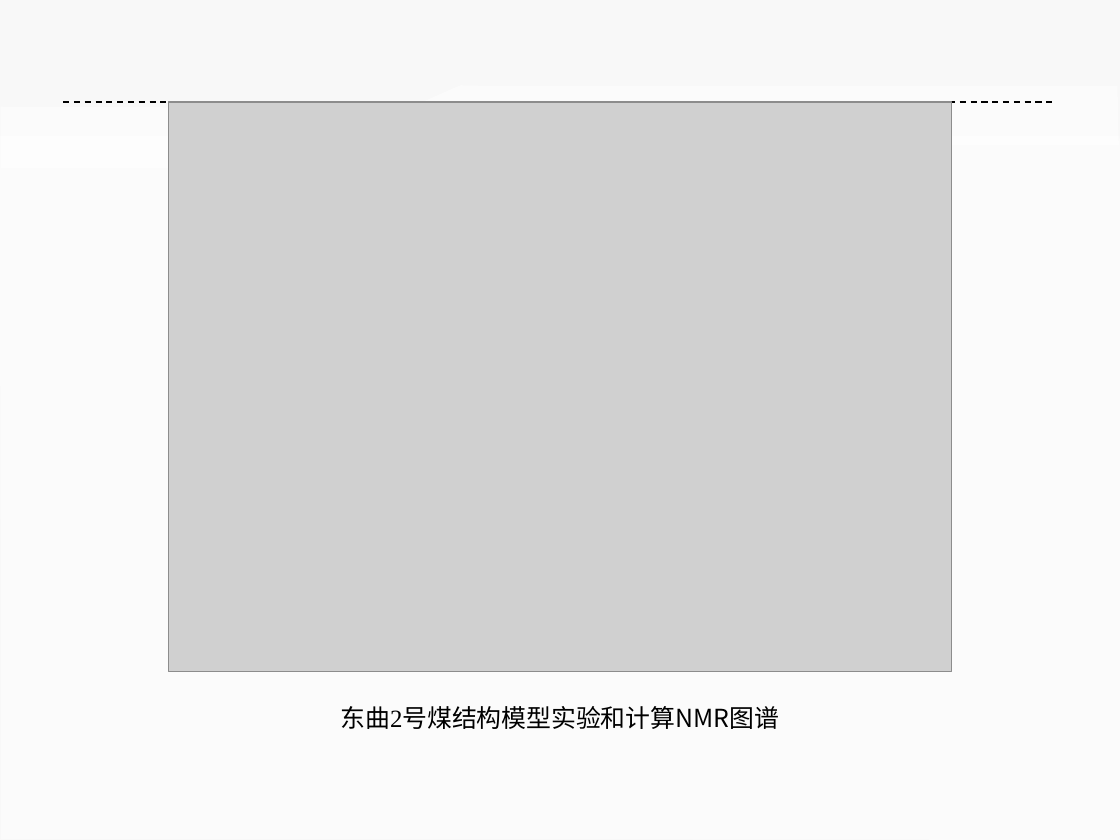
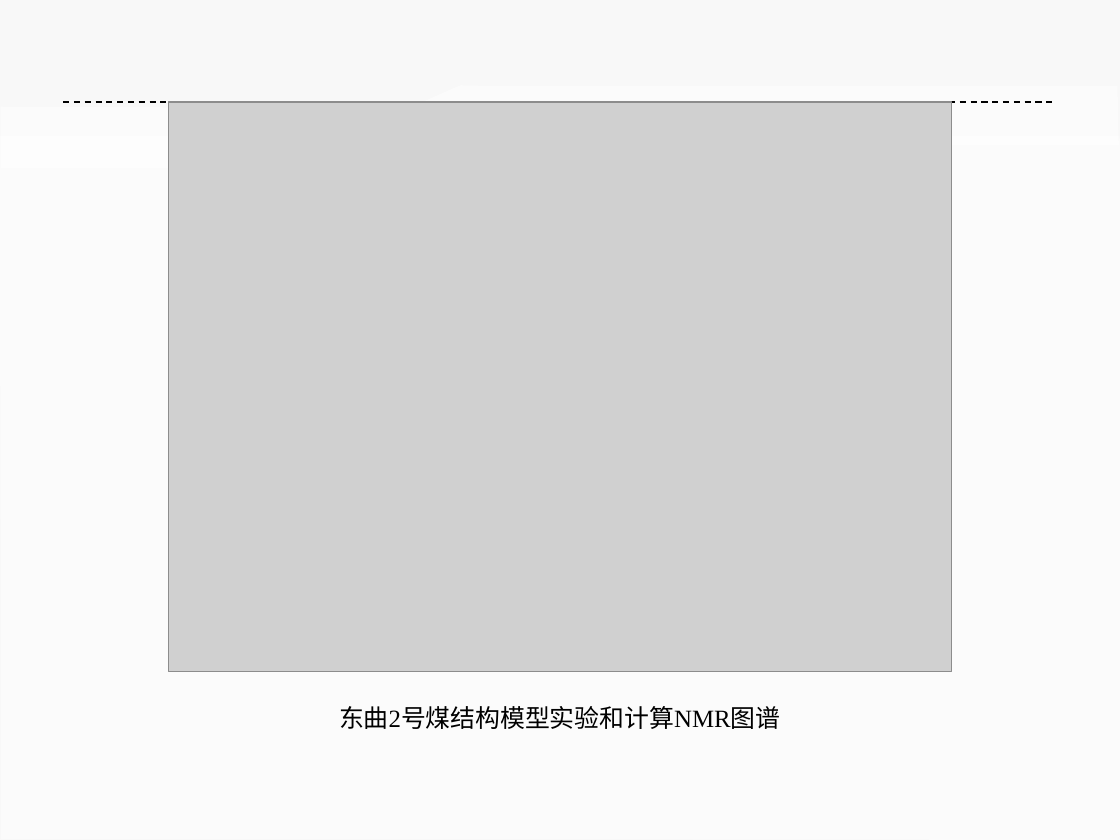
Before and after one commit to ilvcr/GraduationProject, a slide deck: slide 16 of ppt/yoghourtppt.pptx. Drawn at 1120x840 pixels with LibreOffice and Linux fonts; fonts in the diff are those of the drawing; grey boxes stand for pictures. Boxes give left, top, right and bottom in pixels: in the first picture for what was removed or moved away, otherwise in the second. Text is boxed around its words. In the diff, an @@ line names an element or a change of style, - is before the commit and + after.

```diff
--- a/ppt/yoghourtppt.pptx
+++ b/ppt/yoghourtppt.pptx
@@ text "东曲2号煤结构模型实验和计算NMR图谱" at (339, 706, 780, 729): font Arial to Times New Roman, font Noto Sans CJK SC to Times New Roman in "东曲2号煤结构模型实验和计算NMR图谱" @@
```
Also in this commit, not shown: 4 other slides changed, 3 slides added, 2 slides removed.
